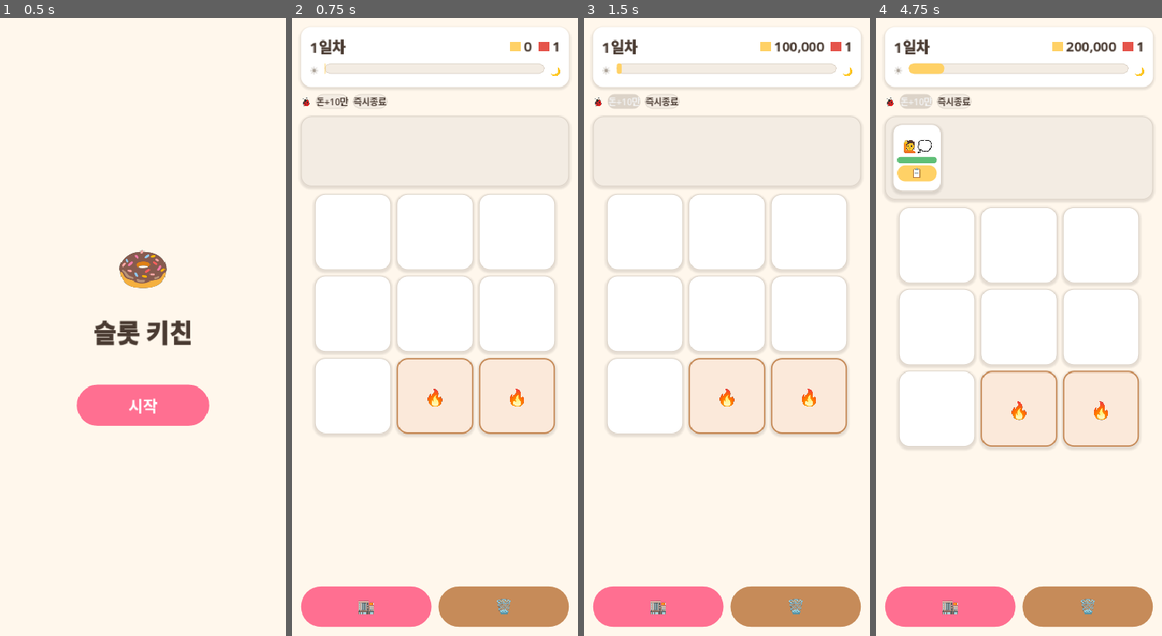
Above: before the commit, frames 1-4 (left to right).
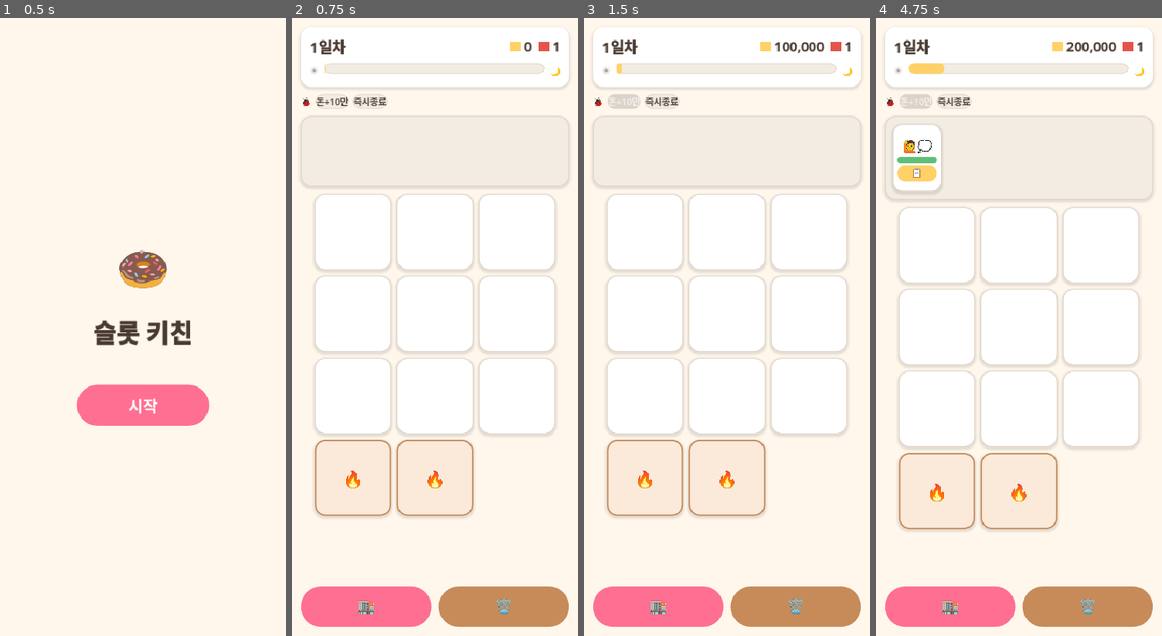
Above: after the commit, the same moments.

Repository: yellyB/game-slot-kitchen
Game: Godot game, scene res://scenes/Main.tscn
Same seed, same stepped clock (60 frames per second), same inputs: the game is played once before the commit and once after it.
Inputs:
- Up to frame 1 (0.5 s): no input
- Up to frame 2 (0.75 s): click "시작" at 0.5 s
- Up to frame 3 (1.5 s): click "돈+10만" at 1.25 s
- Up to frame 4 (4.75 s): click "🏬" at 2 s; click "🗑️" at 2.75 s; click "✕" at 3.5 s; click "돈+10만" at 4.25 s

Frame 1 is identical in both runs. In frame 2, 7.4% of the frame differs, in the area x 7-92%, y 55-81%; in frame 3, 7.4%; in frame 4, 7.5%, in the area x 7-92%, y 57-83%.

Commit message:
feat: 버프 시너지 토대 (카테고리·수요) + 온보드 슬롯/한도 상향
방향 전환(가게 적게·버프 깊게): 기본 슬롯 7→9, 버프 한도 3→5(온보드 유지).
레시피 tag(drink/donut) 추가. Stats.sell_price에 카테고리 배율
(price_mult_<tag>), Stats.random_recipe()에 수요 가중(demand_<tag>).
스타터 시너지 버프 4종(커피/도넛 매출·인기) 예시. 새 버프는 buff_defs 한 줄.
테스트 2종 추가(16 PASS).

Co-Authored-By: Claude Opus 4.8 (1M context) <noreply@anthropic.com>

Diff:
--- a/data/buff_defs.gd
+++ b/data/buff_defs.gd
@@ -9,10 +9,16 @@
 ##  - Stats 배율로 표현 불가한 특수 효과(분기·이벤트성): 추가 재고(무분별한 분기 금지).
 
 const ALL := {
-	"cook":      {"name": "조리 속도", "icon": "⚡", "stat": "cook_mult", "value": 0.85, "label": "-15%"},
-	"price":     {"name": "판매가",   "icon": "💰", "stat": "price_mult", "value": 1.25, "label": "+25%"},
-	"patience":  {"name": "인내심",   "icon": "⏳", "stat": "patience_mult", "value": 1.25, "label": "+25%"},
-	"warehouse": {"name": "창고 속도", "icon": "🏃", "stat": "warehouse_mult", "value": 0.7, "label": "-30%"},
+	# 전역 단순 도움
+	"cook":      {"name": "조리 속도", "icon": "⚡", "stat": "cook_mult", "value": 0.85, "label": "조리 -15%"},
+	"price":     {"name": "판매가",   "icon": "💰", "stat": "price_mult", "value": 1.25, "label": "판매가 +25%"},
+	"patience":  {"name": "인내심",   "icon": "⏳", "stat": "patience_mult", "value": 1.25, "label": "인내심 +25%"},
+	"warehouse": {"name": "창고 속도", "icon": "🏃", "stat": "warehouse_mult", "value": 0.7, "label": "창고 -30%"},
+	# 시너지 예시(템플릿) — 카테고리 판매가 / 수요 조작. 여기 표만 늘리면 버프 추가됨.
+	"drink_price":  {"name": "커피 매출", "icon": "☕", "stat": "price_mult_drink", "value": 1.6, "label": "커피 +60%"},
+	"drink_demand": {"name": "커피 인기", "icon": "📣", "stat": "demand_drink", "value": 3.0, "label": "커피 손님↑"},
+	"donut_price":  {"name": "도넛 매출", "icon": "🍩", "stat": "price_mult_donut", "value": 1.4, "label": "도넛 +40%"},
+	"donut_demand": {"name": "도넛 인기", "icon": "🎯", "stat": "demand_donut", "value": 3.0, "label": "도넛 손님↑"},
 }
 
 static func ids() -> Array:
--- a/data/config.gd
+++ b/data/config.gd
@@ -6,9 +6,9 @@
 
 # ── 보드 (슬롯 그리드) ────────────────────────────────────
 const BOARD_COLS := 3
-const START_SLOTS := 7   # 시작 슬롯 수(도구석 제외). 상점에서 확장.
+const START_SLOTS := 9   # 시작 슬롯 수(도구석 제외). 버프도 슬롯 점유(온보드).
 const TOOL_COUNT := 2    # 도구석(🔥) 개수 — 그리드 마지막 칸들에 배치
-const MAX_SLOTS := 10    # 슬롯 확장 상한
+const MAX_SLOTS := 10    # 슬롯 확장 상한 (세로 화면상 4줄 = 실질 상한)
 
 # ── 손님 큐 / 스포너 ──────────────────────────────────────
 const MAX_QUEUE := 4          # 큐 최대 인원
@@ -23,7 +23,7 @@
 const START_MONEY := 0     # 시작 소지금
 const SLOT_PRICE := 5       # 슬롯 +1 확장 가격(상점)
 const BUFF_PACK_PRICE := 2  # 버프 팩(카드깡) 가격 — 첫날 순이익으로 살 수 있게
-const MAX_BUFFS := 3        # 버프 보유 상한 (슬롯 점유 → 소프트락 방지)
+const MAX_BUFFS := 5        # 버프 보유 상한 (온보드 점유 — 판 절반 이상 못 줌)
 # (가게세는 하루별 → data/levels.gd)
 
 # ── 세션 / 하루 ───────────────────────────────────────────
--- a/data/recipes.gd
+++ b/data/recipes.gd
@@ -4,9 +4,9 @@
 ## 재료 id는 Ingredients와 일치. 아이콘은 이모지 placeholder.
 
 const ALL := {
-	"glazed": {"name": "글레이즈드", "icon": "🍩", "ingredients": ["flour", "egg", "sugar"], "cook_time": 5.0, "price": 2},
-	"choco":  {"name": "초코도넛",   "icon": "🍩", "ingredients": ["flour", "egg", "chocolate"], "cook_time": 5.0, "price": 3},
-	"coffee": {"name": "커피",       "icon": "☕", "ingredients": ["bean", "water"], "cook_time": 3.0, "price": 1},
+	"glazed": {"name": "글레이즈드", "icon": "🍩", "ingredients": ["flour", "egg", "sugar"], "cook_time": 5.0, "price": 2, "tag": "donut"},
+	"choco":  {"name": "초코도넛",   "icon": "🍩", "ingredients": ["flour", "egg", "chocolate"], "cook_time": 5.0, "price": 3, "tag": "donut"},
+	"coffee": {"name": "커피",       "icon": "☕", "ingredients": ["bean", "water"], "cook_time": 3.0, "price": 1, "tag": "drink"},
 }
 
 static func all_ids() -> Array:
--- a/scripts/main.gd
+++ b/scripts/main.gd
@@ -283,7 +283,7 @@
 	if _queue_row.get_child_count() >= Config.MAX_QUEUE:
 		return
 	var c := Customer.new()
-	c.setup(Recipes.random_id())
+	c.setup(Stats.random_recipe())
 	c.confirm_pressed.connect(_on_confirm_order)
 	c.expired.connect(_on_customer_expired)
 	_queue_row.add_child(c)
--- a/scripts/stats.gd
+++ b/scripts/stats.gd
@@ -12,8 +12,30 @@
 static func cook_time(recipe_id: String) -> float:
 	return Buffs.mod("cook_mult", float(Recipes.get_def(recipe_id).get("cook_time", 5.0)))
 
+## 판매가 = 기본가 × 전역 price_mult × 카테고리 price_mult_<tag>.
 static func sell_price(recipe_id: String) -> int:
-	return int(round(Buffs.mod("price_mult", Recipes.get_def(recipe_id).get("price", 0))))
+	var def := Recipes.get_def(recipe_id)
+	var p := Buffs.mod("price_mult", float(def.get("price", 0)))
+	p = Buffs.mod("price_mult_" + str(def.get("tag", "")), p)
+	return int(round(p))
 
 static func warehouse_cost() -> float:
 	return Buffs.mod("warehouse_mult", Config.WAREHOUSE_EXIT_COST)
+
+## 손님이 주문할 레시피 뽑기 — 수요 버프(demand_<tag>)로 가중.
+static func random_recipe() -> String:
+	var ids := Recipes.all_ids()
+	var weights := []
+	var total := 0.0
+	for id in ids:
+		var tag := str(Recipes.get_def(id).get("tag", ""))
+		var w := Buffs.mod("demand_" + tag, 1.0)  # 기본 1 × 수요 버프
+		weights.append(w)
+		total += w
+	var r := randf() * total
+	var acc := 0.0
+	for i in ids.size():
+		acc += weights[i]
+		if r <= acc:
+			return ids[i]
+	return ids[ids.size() - 1]
--- a/tests/test_harness.gd
+++ b/tests/test_harness.gd
@@ -34,6 +34,8 @@
 		_t_trash_rules,
 		_t_board_full_quick,
 		_t_buff_cap,
+		_t_category_price,
+		_t_demand_weight,
 	]
 
 
@@ -126,6 +128,26 @@
 	_reset()
 
 
+func _t_category_price() -> void:
+	Buffs.clear()
+	var base_glazed := Stats.sell_price("glazed")
+	Buffs.add("drink_price")   # 커피(drink)만 +
+	_check("카테고리 판매가: 커피 오름", Stats.sell_price("coffee") > 1)
+	_check("카테고리 판매가: 도넛 그대로", Stats.sell_price("glazed") == base_glazed)
+	_reset()
+
+
+func _t_demand_weight() -> void:
+	Buffs.clear()
+	Buffs.add("drink_demand")   # 커피 수요 ×3 (vs 도넛 각 1)
+	var coffee := 0
+	for i in 200:
+		if Stats.random_recipe() == "coffee":
+			coffee += 1
+	_check("수요 조작: 커피 손님 비중↑ (>45%)", coffee > 90)
+	_reset()
+
+
 # ── 유틸 ──────────────────────────────────────────────────
 func _reset() -> void:
 	for ch in _m.get_children():
Not shown, changed: 개발플랜.md
